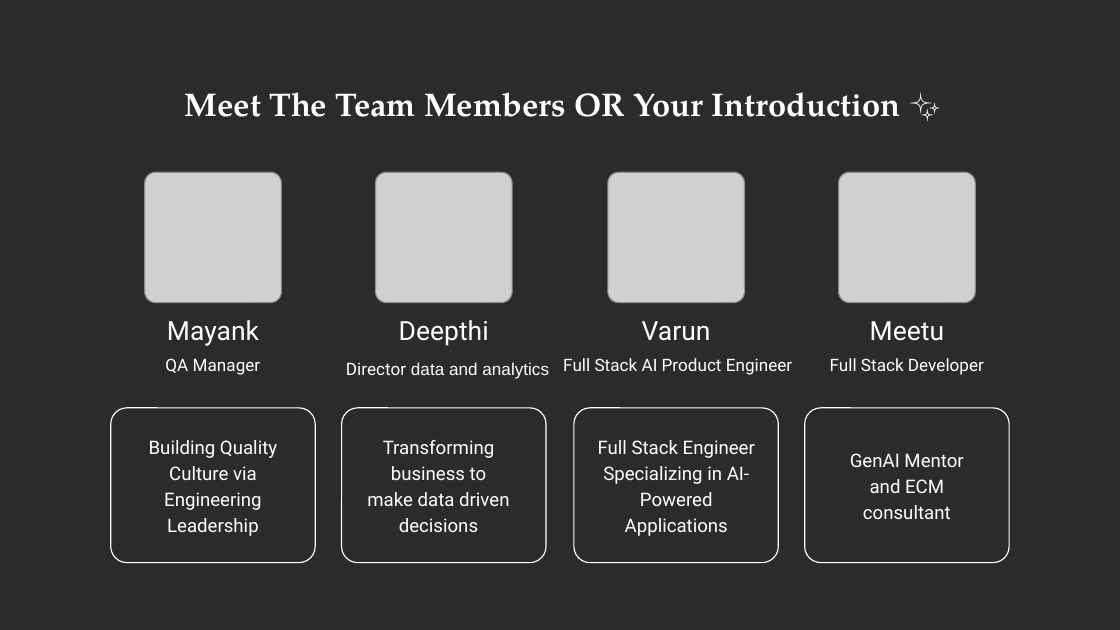
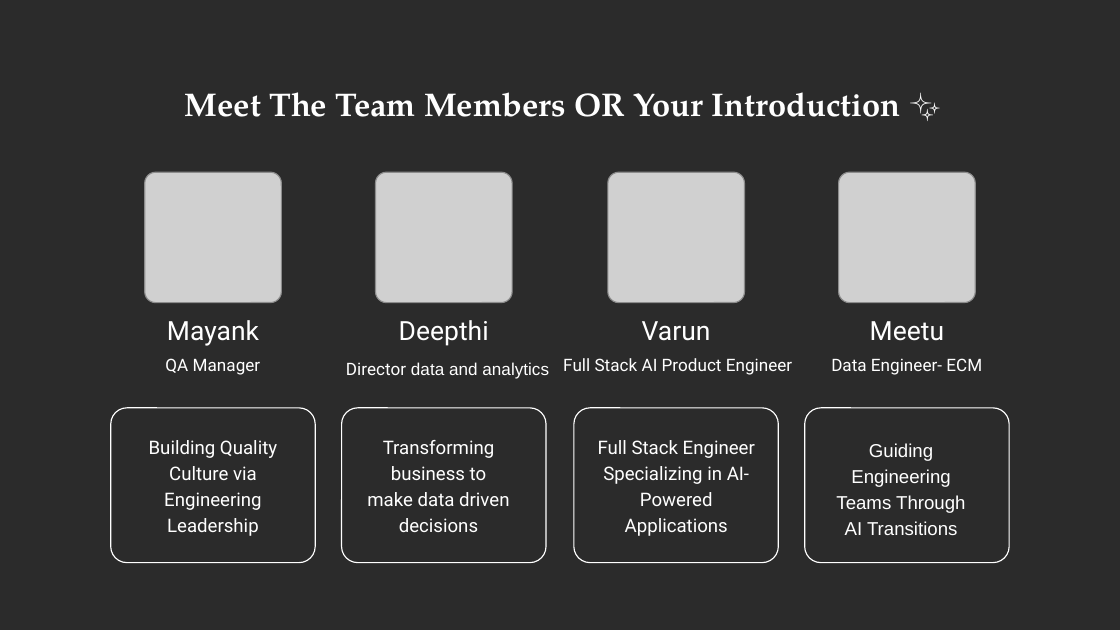
Before and after one commit to MeeruChandra/OutSkillCapstone, a slide deck: slide 3 of QA Energetic-GEF C4 - Pitch Deck Template.pptx. Drawn at 1120x630 pixels with LibreOffice and Linux fonts; fonts in the diff are those of the drawing; grey boxes stand for pictures; background and template pictures are left out; a plain dark background stands for a picture behind light text. Boxes give left, top, right and bottom in pixels: in the first picture for what was removed or moved away, otherwise in the second. Text is boxed around its words. In the diff, an @@ line names an element or a change of style, - is before the commit and + after.

Commit message:
Updated

```diff
--- a/QA Energetic-GEF C4 - Pitch Deck Template.pptx
+++ b/QA Energetic-GEF C4 - Pitch Deck Template.pptx
@@ text at box(831, 358, 982, 375): text changed @@
-Full Stack Developer
+Data Engineer- ECM
@@ text at box(836, 443, 965, 535): text changed; font Roboto to Arial @@
-GenAI Mentor and ECM consultant
+Guiding Engineering Teams Through AI Transitions
```
